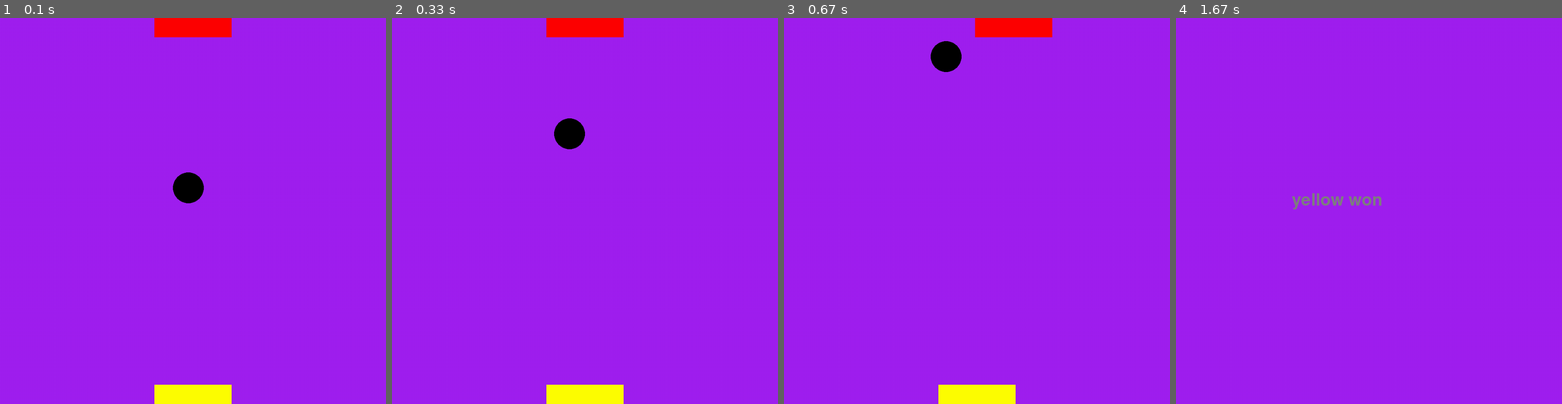
Above: before the commit, frames 1-4 (left to right).
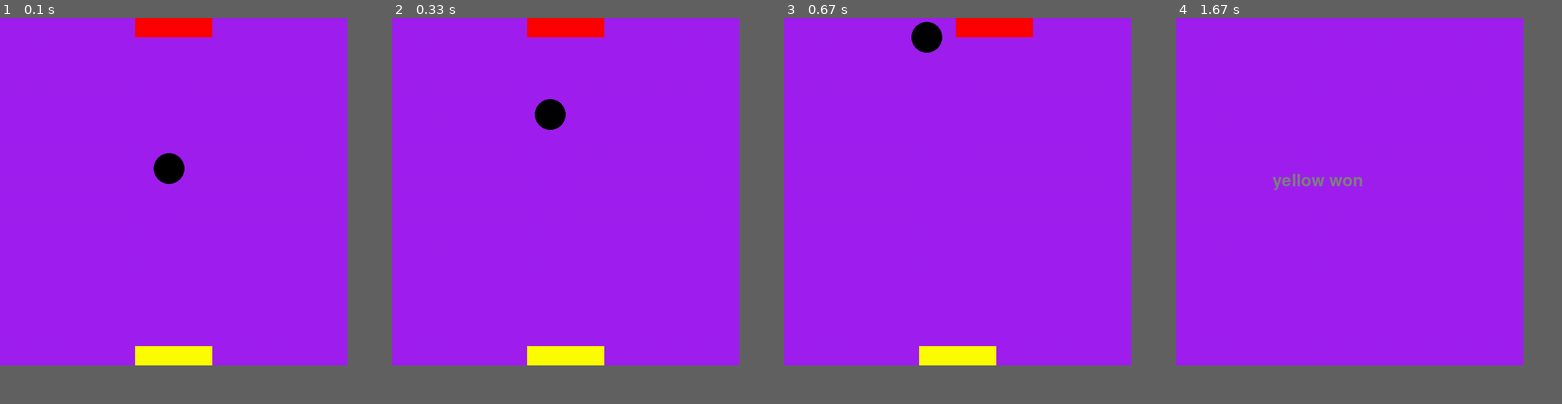
Above: after the commit, the same moments.

Repository: coolant9/computer_program
Game: pygame game, started from pygame/lesson2.py
The game is run twice, just before and just after one commit, with the same random seed, the same clock (stepped at 60 frames per second) and the same inputs.
Inputs:
- Up to frame 1 (0.1 s): no input
- Up to frame 2 (0.33 s): no input
- Up to frame 3 (0.67 s): hold D from 0.33 s (still down)
- Up to frame 4 (1.67 s): release D at 0.8 s
In our replay, the window is 900x900 before the commit and 810x810 after it. These sizes can differ from the game's own. Grey fills any space a smaller window leaves; there, only what the larger window draws over its background counts as a difference.

The runs differ from the first frame. In frame 1, 3.5% of the frame differs, in the area x 35-60%, y 0-100%; in frame 2, 3.5%; in frame 3, 3.5%, in the area x 33-70%, y 0-100%; in frame 4, 0.7%.

Commit message:
changed screen size

Diff:
--- a/pygame/lesson2.py
+++ b/pygame/lesson2.py
@@ -13,8 +13,8 @@
 cyan_win = -100
 green_win = 1100
 
-screen_width = 1000
-screen_height = 1000
+screen_width = 900
+screen_height = 900
 speed_multiplier = 10
 
 background_color = "purple"
